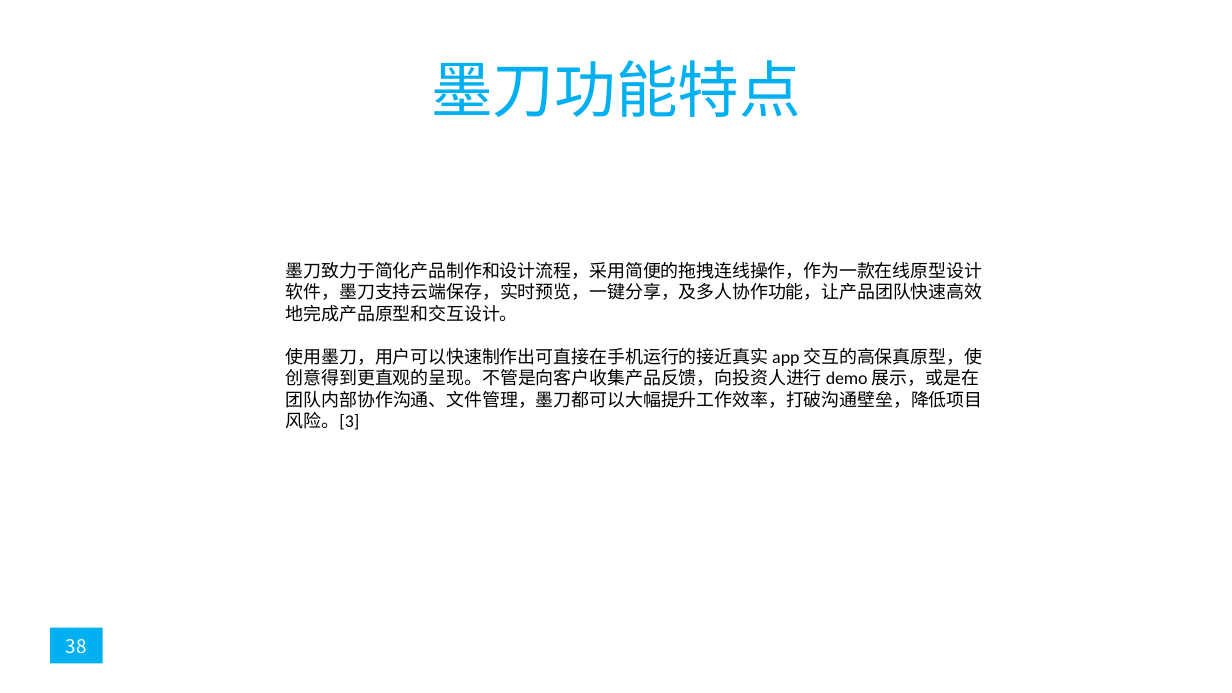
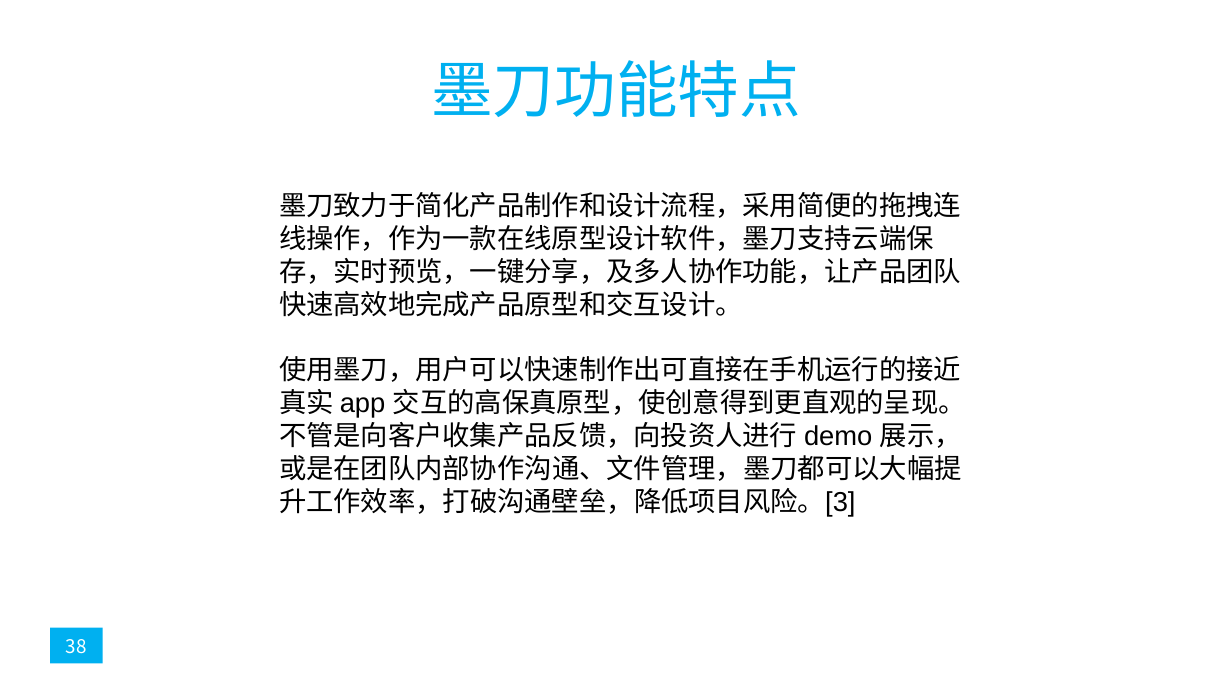
Before and after one commit to popopoi/PRD2018-G07, a slide deck: slide 38 of 非受控文档/翻转课堂PPT/PRD2018-G07-第七周翻转课堂PPT.pptx. Drawn at 1232x693 pixels with LibreOffice and Linux fonts; fonts in the diff are those of the drawing. Boxes give left, top, right and bottom in pixels: in the first picture for what was removed or moved away, otherwise in the second. Text is boxed around its words. In the diff, an @@ line names an element or a change of style, - is before the commit and + after.

```diff
--- a/非受控文档/翻转课堂PPT/PRD2018-G07-第七周翻转课堂PPT.pptx
+++ b/非受控文档/翻转课堂PPT/PRD2018-G07-第七周翻转课堂PPT.pptx
@@ text "墨刀致力于简化产品制作和设计流程，采用简便的拖拽连线操作，作为一款在线原型设计软件，墨刀支持云端保存，实时预览，一键分享 ...": place and size @@
-text "墨刀致力于简化产品制作和设计流程，采用简便的拖拽连线操作，作为一款在线原型设计软件，墨刀支持云端保存，实时预览，一键分享 ..." at (286,262,983,430)
+text "墨刀致力于简化产品制作和设计流程，采用简便的拖拽连线操作，作为一款在线原型设计软件，墨刀支持云端保存，实时预览，一键分享 ..." at (279,192,966,517)
@@ text "墨刀致力于简化产品制作和设计流程，采用简便的拖拽连线操作，作为一款在线原型设计软件，墨刀支持云端保存，实时预览，一键分享 ..." at (279,192,966,517): size 10.5 to 16 pt, font Calibri to Arial @@
```
Also in this commit, not shown: 11 other slides changed.
